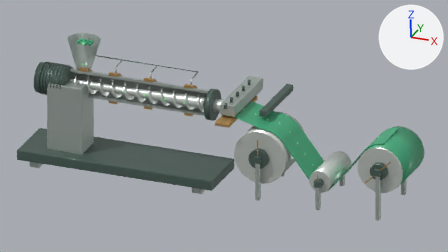
What one commit did to the Blender file assets/equipment/castfilm-motion.blend.
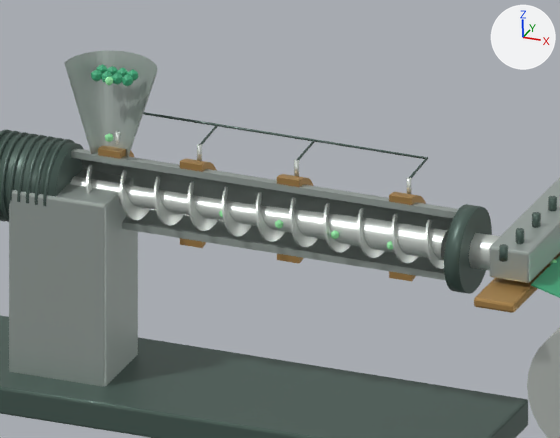
Each version is shown from the file's camera 'WholeLineCamera', then close up on the part from 10% to 55% of the width and 6% to 69% of the height. Lighting does not change. The marker at upper right points along +X, +Y and +Z. The older version's two pictures come first. Both versions are drawn at frame 109 of the action 'ScrewAAction'; the numbers are the values there.

Names of what the first close-up shows: 'AdapterToFlatDie', 'BarrelCutaway', 'ChillRoll_drum', 'DriveBed', 'DriveMotor', 'FlatDieLowerLip', 'FlatDieRear', 'GearboxPedestal', 'HopperCutaway', 'ScreenFlange', 'ScrewA_core', 'ScrewA_flight' and 38 more.
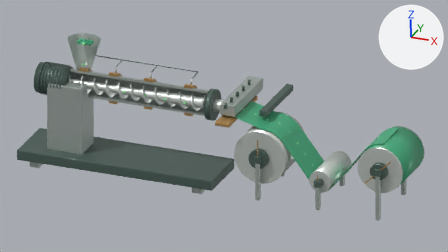
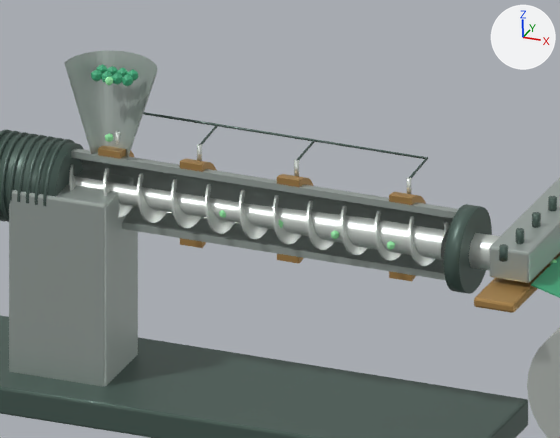
ob_screwa is not drawn itself; it is the parent of ob_screwa_core, ob_screwa_flight.

Location of each change, [x1, y1, x2, y2] in pixels of the close-ups (560 x 438 px):
'ScrewA_core', turned: before [70, 176, 448, 260]; after [74, 176, 448, 260]
'ScrewA_flight', turned: before [86, 165, 444, 269]; after [69, 165, 448, 266]

The change, as a diff of the scene's bpy script:
```diff
--- a/assets/equipment/castfilm-motion.blend.py
+++ b/assets/equipment/castfilm-motion.blend.py
@@ ob_screwa @@
 ob_screwa.location = (0.0, 0.0, 2.08)
-ob_screwa.rotation_euler = (4.712, 0.0, 0.0)  # degrees (270, 0, 0)
+ob_screwa.rotation_euler = (-4.712, 0.0, 0.0)  # degrees (-270, 0, 0)
```
